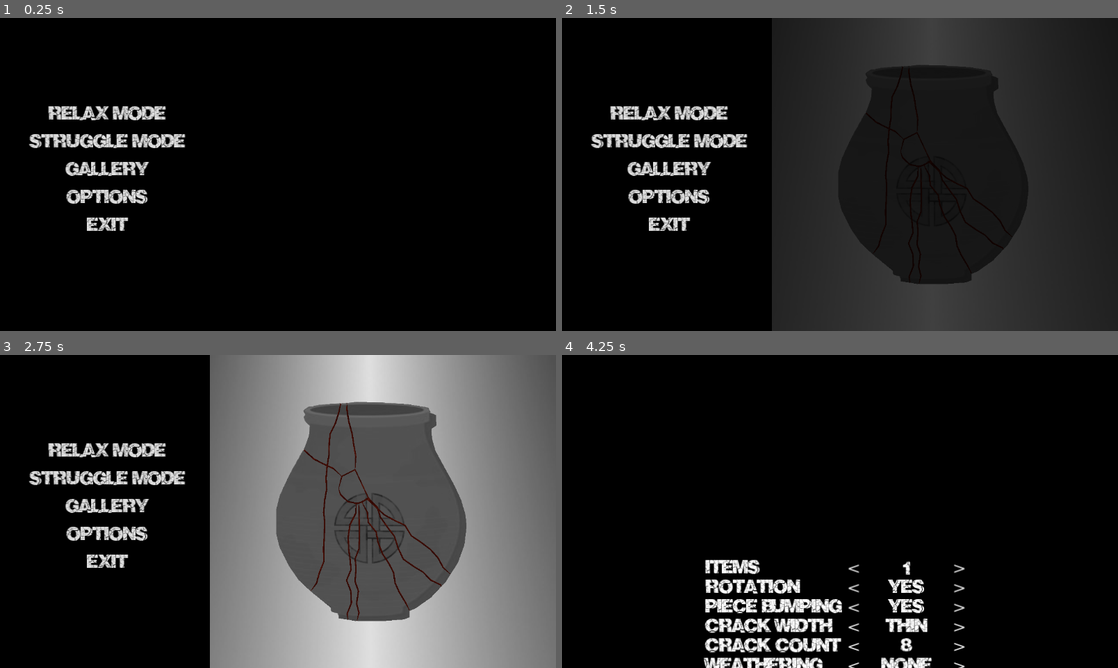
Above: before the commit, frames 1-4 (two rows, left to right).
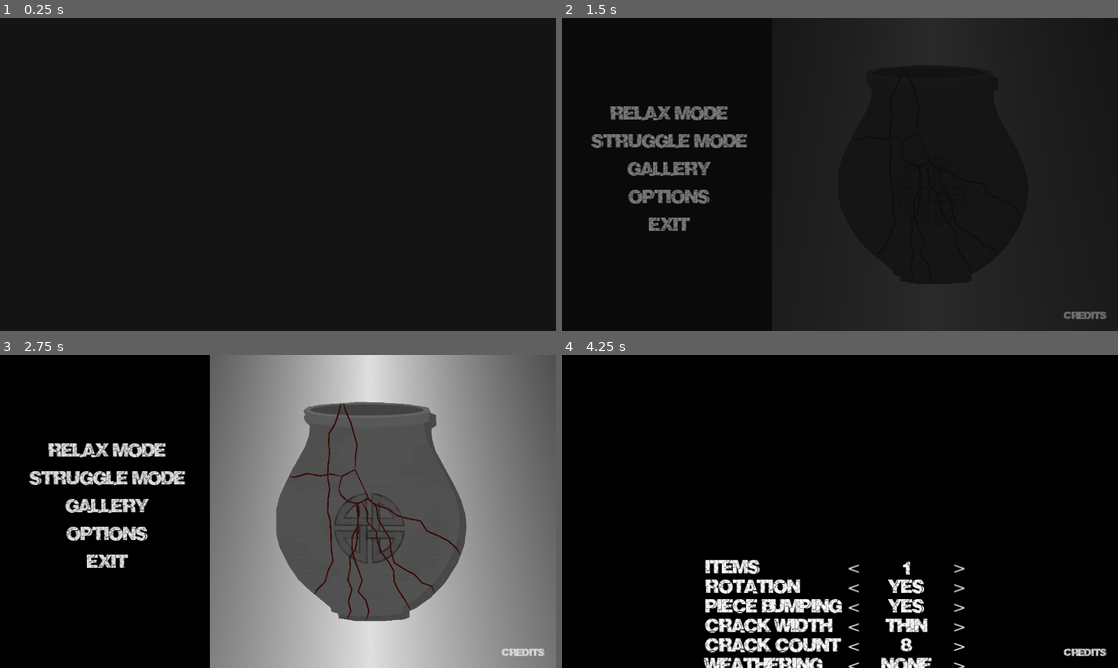
Above: after the commit, the same moments.

Repository: feyrkh/Exploratory
Game: Godot game, scene res://menu/main/TitleScreen.tscn
Two runs of this game, one before a commit and one after it. Both use one fixed random seed, a clock stepped at 60 frames per second and the inputs below. Sound files missing from this copy of the repository are replaced by a short silence.
Inputs (mouse positions are in pixels of both pictures, inside the frame that each line leads up to):
- Up to frame 1 (0.25 s): no input
- Up to frame 2 (1.5 s): click (1084, 315) at 0.5 s, where only the run after the commit has a clickable "Credits"; tap Enter at 1.25 s; move the mouse to (962, 158) at 1.27 s; hold D (right) from 1.28 s (still down); tap Space (add_crack) at 1.35 s; click (962, 158) at 1.42 s
- Up to frame 3 (2.75 s): release D (right) at 2 s; drag from (166, 527) to (250, 574) at 2.02 s
- Up to frame 4 (4.25 s): move the mouse to (895, 442) at 2.77 s; hold D (right) 2.78-3.5 s; hold Tab (change_click_mode) 2.78-3.5 s; click (895, 442) at 2.92 s; click "Relax Mode" at 3.5 s

The runs differ from the first frame. In frame 1, 2.7% of the frame differs, in the area x 5-34%, y 28-68%; in frame 2, 2.7%, in the area x 5-98%, y 28-97%; in frame 3, 1.3%; in frame 4, 0.2%.

Commit message:
Credits screen, fade in on startup

Diff:
--- a/Global.gd
+++ b/Global.gd
@@ -17,6 +17,7 @@
 signal item_highlighted(item)
 signal item_unhighlighted(item)
 
+var splash_screen_shown := false
 var next_scene_settings
 var shatter_width:float = 0.5
 var rotate_with_shuffle = false
--- a/menu/main/TitleScreen.gd
+++ b/menu/main/TitleScreen.gd
@@ -29,7 +29,7 @@
 var item_count := 1
 var rotation_enabled := true
 var bump_enabled := true
-var crack_width := CrackWidth.THIN
+var crack_width := CrackWidth.MEDIUM
 var crack_count := 8
 var weathering_amt := 0
 
@@ -51,6 +51,9 @@
 
 # Called when the node enters the scene tree for the first time.
 func _ready():
+	if !Global.splash_screen_shown:
+		var splash = find_child("SplashScreen")
+		splash.visible = true
 	subviewport.world_2d = get_world_2d()
 	#find_child("DisplayCamera").global_position = find_child("ItemSpawn").global_position
 	find_child("ContinueButton").visible = FileAccess.file_exists("user://save.dat")
@@ -61,6 +64,13 @@
 	update_labels()
 	await prepare_next_item(false)
 	update_item()
+	if !Global.splash_screen_shown:
+		Global.splash_screen_shown = true
+		var splash = find_child("SplashScreen")
+		splash.visible = true
+		var tween = splash.create_tween()
+		tween.tween_property(splash, "modulate", Color.TRANSPARENT, 1.0).set_delay(1.0)
+		tween.tween_property(splash, "visible", false, 0)
 	Global.enable_sound.emit()
 	#var offset = randi_range(800, 1000)
 	#for i in range(5):
@@ -244,7 +254,7 @@
 		hover_tooltip("Fragments will be bumped out of the way by a piece you are moving\n\nTake care when fitting pieces together\n\nHold 'shift' to temporarily disable fragment collision if you need to move one piece through another")
 
 func _on_crack_width_label_mouse_entered():
-	hover_tooltip("Adjust the thickness of the fracture lines\n\nThinner fractures fit together more perfectly, but thicker fractures more room for adjustment\n\nFind beauty in imperfection")
+	hover_tooltip("Adjust the thickness of the fracture lines\n\nThinner fractures fit together more perfectly, but thicker fractures allow more room for adjustment\n\nFind beauty in imperfection")
 
 func _on_crack_amt_label_mouse_entered():
 	hover_tooltip("Adjust the number of fracture lines on each item")
@@ -388,7 +398,9 @@
 	hover_tooltip("")
 
 func _on_weathering_decrease_pressed():
-	weathering_amt = (weathering_amt - 1) % 5
+	weathering_amt = (weathering_amt - 1)
+	if weathering_amt < 0:
+		weathering_amt += 5
 	update_labels()
 
 func _on_weathering_increase_pressed():
@@ -469,3 +481,12 @@
 
 func _on_enabled_checkbox_toggled(toggled_on):
 	WeatheringMgr.set_random_allowed(find_child("WeatheringName").text, toggled_on)
+
+func _on_credits_button_pressed():
+	var credits = find_child("CreditsScreen")
+	if credits.modulate.a <= 0:
+		var tween = credits.create_tween()
+		tween.tween_property(credits, "modulate", Color.WHITE, 0.5)
+	elif credits.modulate.a >= 1:
+		var tween = credits.create_tween()
+		tween.tween_property(credits, "modulate", Color.TRANSPARENT, 0.5)
--- a/menu/main/TitleScreen.tscn
+++ b/menu/main/TitleScreen.tscn
@@ -6,6 +6,7 @@
 [ext_resource type="Script" path="res://menu/CustomMenuButton.gd" id="4_i7rd2"]
 [ext_resource type="Theme" uid="uid://bvc652bwjujtl" path="res://theme/main_ui.tres" id="5_euscd"]
 [ext_resource type="Script" path="res://menu/CustomMenuHSlider.gd" id="6_ba503"]
+[ext_resource type="Theme" uid="uid://c8qjml4q8nu2g" path="res://theme/sidebar_menu_theme.tres" id="7_tyis1"]
 
 [sub_resource type="CanvasItemMaterial" id="CanvasItemMaterial_kd5ff"]
 light_mode = 2
@@ -495,7 +496,6 @@
 sfx = "none"
 
 [node name="MainMenu" type="VBoxContainer" parent="."]
-visible = false
 offset_left = 68.0
 offset_top = 192.0
 offset_right = 426.0
@@ -560,6 +560,133 @@
 
 [node name="ItemPreparation" type="Node2D" parent="."]
 position = Vector2(-1827, -453)
+
+[node name="CreditsScreen" type="Control" parent="."]
+modulate = Color(1, 1, 1, 0)
+layout_mode = 3
+anchors_preset = 0
+offset_left = 672.0
+offset_top = 112.0
+offset_right = 712.0
+offset_bottom = 152.0
+
+[node name="CreditsBackground" type="ColorRect" parent="CreditsScreen"]
+offset_left = -676.0
+offset_top = -117.0
+offset_right = 607.0
+offset_bottom = 628.0
+mouse_filter = 2
+color = Color(0, 0, 0, 1)
+
+[node name="Label" type="Label" parent="CreditsScreen"]
+layout_mode = 0
+offset_left = -502.0
+offset_top = -49.0
+offset_right = -290.0
+offset_bottom = -1.0
+theme = ExtResource("7_tyis1")
+text = "Programming"
+
+[node name="Label2" type="Label" parent="CreditsScreen"]
+layout_mode = 0
+offset_left = -496.0
+offset_top = -8.0
+offset_right = -302.0
+offset_bottom = 40.0
+theme = ExtResource("7_tyis1")
+text = "Kevin Hobbs"
+
+[node name="Label3" type="Label" parent="CreditsScreen"]
+offset_left = -228.0
+offset_top = 64.0
+offset_right = -166.0
+offset_bottom = 112.0
+theme = ExtResource("7_tyis1")
+text = "Art"
+
+[node name="Label4" type="Label" parent="CreditsScreen"]
+offset_left = -396.0
+offset_top = 104.0
+offset_right = 33.0
+offset_bottom = 152.0
+theme = ExtResource("7_tyis1")
+text = "Jeremy Hobbs / ribbonblack"
+
+[node name="Label5" type="Label" parent="CreditsScreen"]
+offset_left = -140.0
+offset_top = 184.0
+offset_right = -34.0
+offset_bottom = 232.0
+theme = ExtResource("7_tyis1")
+text = "Music"
+
+[node name="Label6" type="Label" parent="CreditsScreen"]
+offset_left = -284.0
+offset_top = 224.0
+offset_right = 186.0
+offset_bottom = 272.0
+theme = ExtResource("7_tyis1")
+text = "Creative Commons Music"
+
+[node name="Label9" type="Label" parent="CreditsScreen"]
+offset_left = -340.0
+offset_top = 256.0
+offset_right = 208.0
+offset_bottom = 304.0
+theme = ExtResource("7_tyis1")
+text = "by Jason Shaw on Audionautix.com"
+
+[node name="Label7" type="Label" parent="CreditsScreen"]
+offset_left = -44.0
+offset_top = 328.0
+offset_right = 62.0
+offset_bottom = 376.0
+theme = ExtResource("7_tyis1")
+text = "Sound"
+
+[node name="Label8" type="Label" parent="CreditsScreen"]
+offset_left = -92.0
+offset_top = 360.0
+offset_right = 378.0
+offset_bottom = 408.0
+theme = ExtResource("7_tyis1")
+text = "Pixabay.com"
+
+[node name="Label10" type="Label" parent="CreditsScreen"]
+offset_left = 28.0
+offset_top = 456.0
+offset_right = 295.0
+offset_bottom = 504.0
+theme = ExtResource("7_tyis1")
+text = "Made with Godot"
+
+[node name="CreditsButton" type="Button" parent="."]
+custom_minimum_size = Vector2(0, 60)
+offset_left = 1138.0
+offset_top = 656.0
+offset_right = 1271.0
+offset_bottom = 716.0
+focus_mode = 0
+theme = ExtResource("2_7feem")
+theme_override_font_sizes/font_size = 20
+text = "Credits"
+script = ExtResource("4_i7rd2")
+
+[node name="SplashScreen" type="Control" parent="."]
+visible = false
+z_index = 999
+layout_mode = 3
+anchors_preset = 0
+offset_right = 40.0
+offset_bottom = 40.0
+
+[node name="ColorRect" type="ColorRect" parent="SplashScreen"]
+layout_mode = 0
+offset_left = -54.0
+offset_top = -68.0
+offset_right = 1361.0
+offset_bottom = 790.0
+color = Color(0.0784314, 0.0784314, 0.0784314, 1)
 
 [connection signal="mouse_entered" from="OptionsContainer/OptionsGrid/ItemCountLabel" to="." method="_on_item_count_label_mouse_entered"]
 [connection signal="mouse_entered" from="OptionsContainer/OptionsGrid/ItemCountDecrease" to="." method="_on_item_count_label_mouse_entered"]
@@ -592,8 +719,10 @@
 [connection signal="mouse_entered" from="OptionsContainer/OptionsGrid/CrackAmtIncrease" to="." method="_on_crack_amt_label_mouse_entered"]
 [connection signal="pressed" from="OptionsContainer/OptionsGrid/CrackAmtIncrease" to="." method="_on_crack_amt_increase_pressed"]
 [connection signal="mouse_entered" from="OptionsContainer/OptionsGrid/WeatheringLabel" to="." method="_on_weathering_label_mouse_entered"]
+[connection signal="mouse_entered" from="OptionsContainer/OptionsGrid/WeatheringDecrease" to="." method="_on_weathering_label_mouse_entered"]
 [connection signal="pressed" from="OptionsContainer/OptionsGrid/WeatheringDecrease" to="." method="_on_weathering_decrease_pressed"]
-[connection signal="mouse_entered" from="OptionsContainer/OptionsGrid/WeatheringAmount" to="." method="_on_crack_amt_label_mouse_entered"]
+[connection signal="mouse_entered" from="OptionsContainer/OptionsGrid/WeatheringAmount" to="." method="_on_weathering_label_mouse_entered"]
+[connection signal="mouse_entered" from="OptionsContainer/OptionsGrid/WeatheringIncrease" to="." method="_on_weathering_label_mouse_entered"]
 [connection signal="pressed" from="OptionsContainer/OptionsGrid/WeatheringIncrease" to="." method="_on_weathering_increase_pressed"]
 [connection signal="mouse_entered" from="OptionsContainer/StartButton" to="." method="_on_start_button_mouse_entered"]
 [connection signal="pressed" from="OptionsContainer/StartButton" to="." method="_on_start_button_pressed"]
@@ -615,3 +744,4 @@
 [connection signal="pressed" from="MainMenu/GalleryButton" to="." method="_on_gallery_button_pressed"]
 [connection signal="pressed" from="MainMenu/SettingsButton" to="." method="_on_settings_button_pressed"]
 [connection signal="pressed" from="MainMenu/ExitButton" to="." method="_on_exit_button_pressed"]
+[connection signal="pressed" from="CreditsButton" to="." method="_on_credits_button_pressed"]
--- a/pottery/FractureGenerator.gd
+++ b/pottery/FractureGenerator.gd
@@ -1,7 +1,7 @@
 extends Object
 class_name FractureGenerator
 
-const DEFAULT_DEFLECTION := 25.0
+const DEFAULT_DEFLECTION := 35.0
 
 #func edge_to_center_fracture(item:ArcheologyItem)->PackedVector2Array:
 	#var result = PackedVector2Array()
@@ -14,14 +14,14 @@
 	while total_scars < scar_count:
 		var chance := randf()
 		var potential_new_scars
-		if chance < 0.4:
+		if chance < 0.2:
 			print("##### Chisel fracture!")
 			potential_new_scars = FractureGenerator.chisel_fracture(item, randi_range(2, scar_count-total_scars))
-		elif chance < 0.6:
+		elif chance < 0.5:
 			print("##### Random fracture!")
 			item.random_scar()
 			total_scars += 1
-		elif chance < 0.8:
+		elif chance < 0.7:
 			if scar_count - total_scars >= 3:
 				print("##### Hammer fracture!")
 				potential_new_scars = FractureGenerator.hammer_fracture(item, randi_range(5, 11), randf_range(10, 45), randi_range(2, scar_count-total_scars-1))
Not shown: 1 places in menu/main/TitleScreen.tscn that only renumber resources
